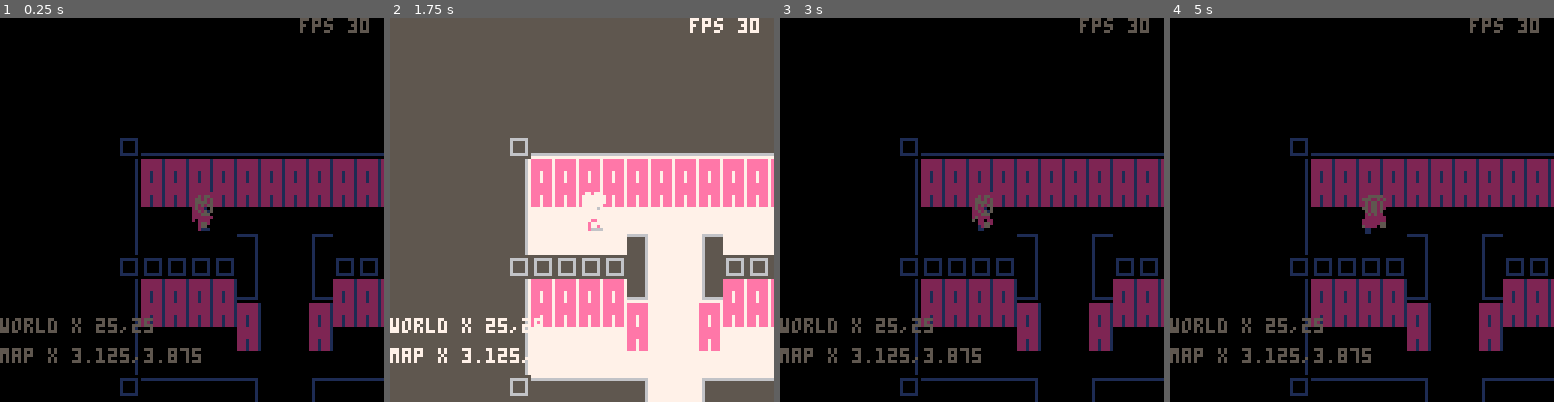
Above: before the commit, frames 1-4 (left to right).
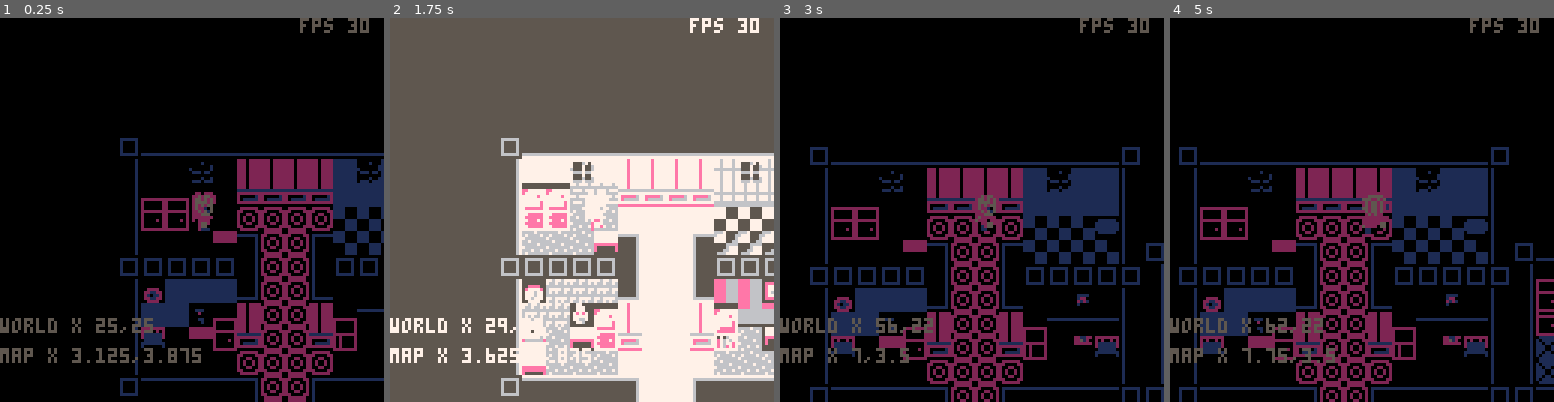
Above: after the commit, the same moments.

Repository: SuperIzzo/of-ineffable-nature
Game: PICO-8 cartridge tempart.p8
Two runs of this game, one before a commit and one after it. Both use one fixed random seed, a clock stepped at 60 frames per second and the inputs below.
Inputs:
- Up to frame 1 (0.25 s): no input
- Up to frame 2 (1.75 s): tap O (Z key) at 0.7, 1.7 s; hold Right from 1.6 s (still down)
- Up to frame 3 (3 s): release Right at 2.1 s; tap O (Z key) at 2.1, 2.5, 2.9 s; hold Up 2.15-2.42 s; hold Right from 2.47 s (still down)
- Up to frame 4 (5 s): release Right at 3.03 s; hold Left 3.08-3.58 s; tap O (Z key) every 0.4 s from 3.3 to 4.9 s; hold Down 3.63-3.97 s; hold Right 4.02-4.68 s; hold Up from 4.73 s (still down)

The runs differ from the first frame. In frame 1, 17% of the frame differs, in the area x 36-100%, y 36-100%; in frame 2, 22%; in frame 3, 27%; in frame 4, 28%, in the area x 2-100%, y 31-100%.

Commit message:
Finish all rooms

Diff:
--- a/tempart.p8
+++ b/tempart.p8
@@ -829,49 +829,49 @@
 47474747474766000000000000000000000000000000000000000000000000000000000000000000000000000000000000000000000000000000000000000000
 76757575757575758557657575757575757575757575757585f0f0f06585e0e0e065757575757575757585576575760000767575757575757575757575757575
 75757575757576000000000000000000000000000000000000000000000000000000000000000000000000000000000000000000000000000000000000000000
-00000000000076777777777777777777760000000000000086f0f0f06686e0e0e066000000007677777777777777760000000000000000000000000000000000
+000000000000767777777777c677c677760000000000000086f0f0f06686e0e0e066000000007677777777777777760000000000000000000000000000000000
 00000000000000000000000000000000000000000000000000000000000000000000000000000000000000000000000000000000000000000000000000000000
-000000000000860404940404040404046600000000000000860000006686e0e0e066000000008604040404940404660000000000000000000000000000000000
+000000000000863434943434b6b6d7346600000000000000860000006686e0e0e06600000000860505e505941505660000000000000000000000000000000000
 00000000000000000000000000000000000000000000000000000000000000000000000000000000000000000000000000000000000000000000000000000000
-00000000000086040495040404040404660000000000000086000000668600000066000000008604040404950404660000000000000000000000000000000000
+00000000000086444495444444a74444660000000000000086000000668600000066000000008606160606950606660000000000000000000000000000000000
 00000000000000000000000000000000000000000000000000000000000000000000000000000000000000000000000000000000000000000000000000000000
-00000000000086141414141414141414660000000000000000000000000000000000000000008614141414141414660000000000000000000000000000000000
+000000000000862727272737272727d4660000000000000000000000000000000000000000008647474747474747660000000000000000000000000000000000
 00000000000000000000000000000000000000000000000000000000000000000000000000000000000000000000000000000000000000000000000000000000
-00000000000086141414141414141414660000000000000000000000000000000000000000008614141414141414660000000000000000000000000000000000
+00000000000086272737373737373737660000000000000000000000000000000000000000008647474747474747660000000000000000000000000000000000
 00000000000000000000000000000000000000000000000000000000000000000000000000000000000000000000000000000000000000000000000000000000
-00000000000086141414141414141414660000000000000000000000000000000000000000008614141414141414660000000000000000000000000000000000
+00000000000086273737753737379637660000000000000000000000000000000000000000008647474747474747660000000000000000000000000000000000
 00000000000000000000000000000000000000000000000000000000000000000000000000000000000000000000000000000000000000000000000000000000
-00000000000086141414141414141414660000000000000000000000000000000000000000007675757575757575760000000000000000000000000000000000
+0000000000008637a737762727979737660000000000000000000000000000000000000000007675757575757575760000000000000000000000000000000000
 00000000000000000000000000000000000000000000000000000000000000000000000000000000000000000000000000000000000000000000000000000000
-00000000000076757575757575757575760000000000000000000000000000000000000000000000000000000000000000000000000000000000000000000000
+00000000000076757575767575757575760000000000000000000000000000000000000000000000000000000000000000000000000000000000000000000000
 __gff__
 0000000000000000000000000000000000000000000000000000000000000000000000000000000000000000000000000000000000000000000000000000000040404040404000004000404040404000404040404040404040400040404040404040404040404040400000000040004000000000000040404040400000004000
 0000000000000000000000000000000000000000000000000000000000000000000000000000000000000000000000000000000000000000000000000000000000000000000000000000000000000000000000000000000000000000000000000000000000000000000000000000000000000000000000000000000000000000
 __map__
 6777777777777777777777777767000000000000000000000000000000000000000000000000000000000000000000000067777777777777777777777777670000000000000000000000000000000000000000000000000000000000000000000000000000000000000000000000000000000000000000000000000000000000
-68404040404040404040404040660000000000000000000000000000000000000000000000000000000000000000000000684343434c434f434a43434343660000000000000000000000000000000000000000000000000000000000000000000000000000000000000000000000000000000000000000000000000000000000
-684040404040404040404040406600000000000000000000000000000000000000000000000000000000000000000000006844446c4444444444446c6c44660000000000000000000000000000000000000000000000000000000000000000000000000000000000000000000000000000000000000000000000000000000000
-68414141414141414141414141660000000000000000000000000000000000000000000000000000000000000000000000684d726a726d4d4d6d7f7d7d4d660000000000000000000000000000000000000000000000000000000000000000000000000000000000000000000000000000000000000000000000000000000000
-684141414158414156414141416667777777777777777767677777777777777777777777777767677777777777776700006872727373737272727272724d660000000000000000000000000000000000000000000000000000000000000000000000000000000000000000000000000000000000000000000000000000000000
-6767676767684141666767676767686c6c554a4a545555666855554a5445544a4a5455544554666840404040404066000068727356575757575757575757670000000000000000006777777777777777777777777777776767777777670000000000000000000000000000000000000000000000000000000000000000000000
-6840404040784141764040404066687d7d454a4a555555767855644a6464644a4a5555644b4b6668404040404040660000687373767777777777777777776767777777777777776768554f5555555555554343434355556668434444660000000000000000000000000000000000000000000000000000000000000000000000
-6840404040404141404040404066687d7d4d7474707170455470717170717070744d4d74646a66684141414141416600006875755050515e5050505050516668535b5249524b53666855556c6c4b4b555544444444556c6668694444767777670000000000000000000000000000000000000000000000000000000000000000
-68414141414041414041414141666874747474717170716464707071717071746d4d4d7474746668414141414141660000687575614f60606060476c616c6668624a6359625b6366687f716b7d64647074747474744d7d66687979726c6b5b660000000000000000000000000000000000000000000000000000000000000000
-68414141414141414141414141666874747470707170717070717070717174747474747474746668414141414141660000687575755f7575755d4d6b757c66687f46757575467f6668707071707170717474747474747466687272727d7a44660000000000000000000000000000000000000000000000000000000000000000
-67575757575841415657575757676757575758705657575757575757575757575757575757576767575758415657670000687575757575757575757575756668464675757546466668717170717171707474747474744d6668727373727272660000000000000000000000000000000000000000000000000000000000000000
-67777777777841417677777777777777777777777777777777777777777777777777777777777777777777777777670000684d4d7f757575757e7e7e7f7566687e4675757546466668707071707070717474747474744d6668727273737272660000000000000000000000000000000000000000000000000000000000000000
-684040404040414140404040404040404040404040404040404040404040404040404040404040404040404940406600006757575757587556575757575767687e467575754646666757587056575757575757575757576767575758725657670000000000000000000000000000000000000000000000000000000000000000
-6840404040404141404040404040404040404040404040404040404040404040404040404040404040404059404066000067777777777777777777777777777846467575754646767777777777777777777777777777777777777777777777670000000000000000000000000000000000000000000000000000000000000000
-68414141414141414141414141414141414141414141414141414141414141414141414141414141414141414141660000685353535252495253525e525353526d757575757575525252534952524e525253535e525252534e535252495252660000000000000000000000000000000000000000000000000000000000000000
-684141414141414141414141414141414141414141414141414141414141414141414141414141414141414141416600006863626362625963626263626362637575757575757562634f6259626c636263626362626c6c6263626362596262660000000000000000000000000000000000000000000000000000000000000000
-68754175747541754174754175417475417541747541754174754175417475417541747541754174754175417475660000684675757575757575757575755d757575757575757546465f7575757d4646467f4646467d6b4646464675757546660000000000000000000000000000000000000000000000000000000000000000
-675757575757575757575841565757575757575757575757580e0e0e56575757575757575757575758415657575767000068464675757575757575757575757575757575757575757575757575757575757575757575757575757575757546660000000000000000000000000000000000000000000000000000000000000000
+6854544a5452525252434a4343660000000000000000000000000000000000000000000000000000000000000000000000684343434c434f434a43434343660000000000000000000000000000000000000000000000000000000000000000000000000000000000000000000000000000000000000000000000000000000000
+686c6c555562626262444444446600000000000000000000000000000000000000000000000000000000000000000000006844446c4444444444446c6c44660000000000000000000000000000000000000000000000000000000000000000000000000000000000000000000000000000000000000000000000000000000000
+687d7d7575464646467373737a660000000000000000000000000000000000000000000000000000000000000000000000684d726a726d4d4d6d7f7d7d4d660000000000000000000000000000000000000000000000000000000000000000000000000000000000000000000000000000000000000000000000000000000000
+687575754d58464656727272726667777777777777777767677777777777777777777777777767677777777777776700006872727373737272727272724d660000000000000000000000000000000000000000000000000000000000000000000000000000000000000000000000000000000000000000000000000000000000
+6767676767684646666767676767686c6c554a4a545555666855554a5445544a4a54555445546668424e425e424e66000068727356575757575757575757670000000000000000006777777777777777777777777777776767777777670000000000000000000000000000000000000000000000000000000000000000000000
+684f4242427846467650504e5066687d7d454a4a555555767855644a6464644a4a5555644b4b666842424242426c660000687373767777777777777777776767777777777777776768554f5555555555554343434355556668434444660000000000000000000000000000000000000000000000000000000000000000000000
+6842427f6c524646526c60606066687d7d4d7474707170455470717170717070744d4d74646a666875757575757c6600006875755050515e5050505050516668535b5249524b53666855556c6c4b4b555544444444556c6668694444767777670000000000000000000000000000000000000000000000000000000000000000
+686e754d7d624646627c755d6e666874747474717170716464707071717071746d4d4d7474746668756d4d6d7575660000687575614f60606060476c616c6668624a6359625b6366687f716b7d64647074747474744d7d66687979726c6b5b660000000000000000000000000000000000000000000000000000000000000000
+687e757575464646467575757e666874747470707170717070717070717174747474747474746668757575757575660000687575755f7575755d4d6b757c66687f46757575467f6668707071707170717474747474747466687272727d7a44660000000000000000000000000000000000000000000000000000000000000000
+67575757575846465657575757676757575758705657575757575757575757575757575757576767575758755657670000687575757575757575757575756668464675757546466668717170717171707474747474744d6668727373727272660000000000000000000000000000000000000000000000000000000000000000
+67777777777846467677777777777777777777777777777777777777777777777777777777777777777777777777670000684d4d7f757575757e7e7e7f7566687e4675757546466668707071707070717474747474744d6668727273737272660000000000000000000000000000000000000000000000000000000000000000
+685050505150464650505050505051505050505050505050505150505050505051505050505050505150504950506600006757575757587556575757575767687e467575754646666757587056575757575757575757576767575758725657670000000000000000000000000000000000000000000000000000000000000000
+6860616060604646606061606060606060606060606061606060606060606060616060606060606060606059606166000067777777777777777777777777777846467575754646767777777777777777777777777777777777777777777777670000000000000000000000000000000000000000000000000000000000000000
+68464646464646464646464646464646464646464646464646464646464646464646464646464646464646464646660000685353535252495253525e525353526d757575757575525252534952524e525253535e525252534e535252495252660000000000000000000000000000000000000000000000000000000000000000
+684646464646464646464646464646464646464646464646464646464646464646464646464646464646464646466600006863626362625963626263626362637575757575757562634f6259626c636263626362626c6c6263626362596262660000000000000000000000000000000000000000000000000000000000000000
+68464646464646464646464646464646464646464646464646464646464646464646464646464646464646464646660000684675757575757575757575755d757575757575757546465f7575757d4646467f4646467d6b4646464675757546660000000000000000000000000000000000000000000000000000000000000000
+675757575757575757575846565757575757575757575757580e0e0e56575757575757575757575758465657575767000068464675757575757575757575757575757575757575757575757575757575757575757575757575757575757546660000000000000000000000000000000000000000000000000000000000000000
 000000000000677777777777777777776700000000000000680e0e0e66000000000000000000677777777777777767000068464646467575757575757575757575757575757575757575757575757575757575757575757575757575757546660000000000000000000000000000000000000000000000000000000000000000
-000000000000684040404040404040406600000000000000680e0e0e660000000000000000006840404940404040660000675757575757575757575758755657575757575757575757580e0e0e56580f0f0f56575757575757587556575757670000000000000000000000000000000000000000000000000000000000000000
-00000000000068404040404040404040660000000000000068000000660000000000000000006840405940404040660000677777777777777777777777777777776700000000000000680e0e0e66680f0f0f66000000006777777777777777670000000000000000000000000000000000000000000000000000000000000000
-00000000000068414141414141414141660000000000000000000000000000000000000000006841414141414141660000686c555555545e5454546b544954456c6600000000000000680e0e0e666800000066000000006840404940404040660000000000000000000000000000000000000000000000000000000000000000
-00000000000068414141414141414141660000000000000000000000000000000000000000006841414141414141660000687c6c6c6c6464476564646459656c7c660000000000000068000000666800000066000000006840405940404040660000000000000000000000000000000000000000000000000000000000000000
-00000000000068414141414141414141660000000000000000000000000000000000000000006841414141414141660000687c7c7d7d7f744d747474747474627d660000000000000000000000000000000000000000006841414141414141660000000000000000000000000000000000000000000000000000000000000000
+00000000000068524e52524952526c6c6600000000000000680e0e0e6600000000000000000068544549544f5454660000675757575757575757575758755657575757575757575757580e0e0e56580f0f0f56575757575757587556575757670000000000000000000000000000000000000000000000000000000000000000
+000000000000684f6262625962477d7c66000000000000006800000066000000000000000000686564596464656c660000677777777777777777777777777777776700000000000000680e0e0e66680f0f0f66000000006777777777777777670000000000000000000000000000000000000000000000000000000000000000
+000000000000685f75757575754d7c6b6600000000000000000000000000000000000000000068727272725d727c660000686c555555545e5454546b544954456c6600000000000000680e0e0e666800000066000000006840404940404040660000000000000000000000000000000000000000000000000000000000000000
+00000000000068756d4d4d6d7575757566000000000000000000000000000000000000000000686d4d7273737373660000687c6c6c6c6464476564646459656c7c660000000000000068000000666800000066000000006840405940404040660000000000000000000000000000000000000000000000000000000000000000
+00000000000068756d4d4d6d757e7e7f6600000000000000000000000000000000000000000068724d6d7373737f660000687c7c7d7d7f744d747474747474627d660000000000000000000000000000000000000000006841414141414141660000000000000000000000000000000000000000000000000000000000000000
 0000000000006757575757575757575767000000000000000000000000000000000000000000675757575757575767000068747474747474747474747474747474660000000000000000000000000000000000000000006841414141414141660000000000000000000000000000000000000000000000000000000000000000
 0000000000000000000000000000000000000000000000000000000000000000000000000000000000000000000000000068746d4d747474747474746d5d6d7474660000000000000000000000000000000000000000006841414141414141660000000000000000000000000000000000000000000000000000000000000000
 0000000000000000000000000000000000000000000000000000000000000000000000000000000000000000000000000068744d4d74747474747474747474747f660000000000000000000000000000000000000000006757575757575757670000000000000000000000000000000000000000000000000000000000000000
